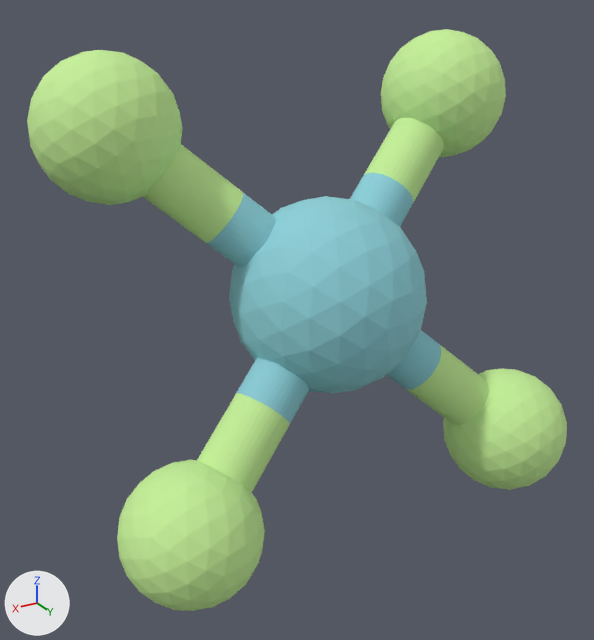
A saved change to the glTF model assets/molecule/XeF4/XeF4.gltf.
Before and after are seen from a camera (50 mm lens) standing at (0.809, 1.087, 1.476) and looking at (0.139, -0.029, 0.917). The lights are fixed; the arrows at lower left show +X, +Y and +Z. Where no turn or scale is listed for an object, it has been applied to the vertices.

Before the edit, the objects in view are built like this:
```python
ob_shape_indexedfaceset = bpy.data.objects.new('Shape_IndexedFaceSet', me_shape_indexedfaceset_029)
ob_shape_indexedfaceset.location = (0.085, -0.016, 0.956)
ob_shape_indexedfaceset_001 = bpy.data.objects.new('Shape_IndexedFaceSet.001', me_shape_indexedfaceset_030)
ob_shape_indexedfaceset_001.location = (-0.236, -0.127, 1.256)
ob_shape_indexedfaceset_002 = bpy.data.objects.new('Shape_IndexedFaceSet.002', me_shape_indexedfaceset_031)
ob_shape_indexedfaceset_002.location = (0.406, 0.095, 0.656)
ob_shape_indexedfaceset_003 = bpy.data.objects.new('Shape_IndexedFaceSet.003', me_shape_indexedfaceset_032)
ob_shape_indexedfaceset_003.location = (-0.234, 0.119, 0.664)
ob_shape_indexedfaceset_004 = bpy.data.objects.new('Shape_IndexedFaceSet.004', me_shape_indexedfaceset_033)
ob_shape_indexedfaceset_004.location = (0.404, -0.151, 1.248)
ob_shape_indexedfaceset_005 = bpy.data.objects.new('Shape_IndexedFaceSet.005', me_shape_indexedfaceset_034)
ob_shape_indexedfaceset_005.location = (0.165, -0.05, 1.029)
ob_shape_indexedfaceset_007 = bpy.data.objects.new('Shape_IndexedFaceSet.007', me_shape_indexedfaceset_036)
ob_shape_indexedfaceset_007.location = (0.325, -0.117, 1.175)
ob_shape_indexedfaceset_009 = bpy.data.objects.new('Shape_IndexedFaceSet.009', me_shape_indexedfaceset_038)
ob_shape_indexedfaceset_009.location = (0.006, 0.018, 0.883)
ob_shape_indexedfaceset_010 = bpy.data.objects.new('Shape_IndexedFaceSet.010', me_shape_indexedfaceset_039)
ob_shape_indexedfaceset_010.location = (-0.154, 0.085, 0.737)
# also in view: 'Shape_IndexedFaceSet.012' at (0.166, 0.012, 0.881); 'Shape_IndexedFaceSet.015' at (0.005, -0.044, 1.031); 'Shape_IndexedFaceSet.013' at (0.326, 0.067, 0.731); 'Shape_IndexedFaceSet.016' at (-0.155, -0.099, 1.181)
```
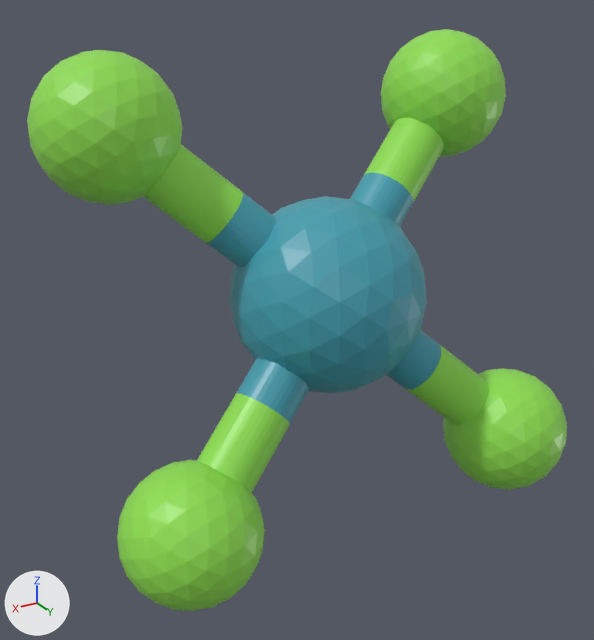
The newer file is also rescaled (x0.441), turned or shifted as a whole; pictures and numbers use the older file's frame.

The change, as a list of edits to the scene's bpy script:
```text
Change me_shape_indexedfaceset_029:
    where me_shape_indexedfaceset_029.from_pydata(...)  # 162 vertices, 320 faces; spans x -0.169..0.169, y -0.169..0.169, z -0.169..0.169
    remove me_shape_indexedfaceset_029.materials.append(mat_shape_004)  # cyan #8ccfd9
    add me_shape_indexedfaceset_029.materials.append(mat_shape_014)  # cyan #429eb0
Change me_shape_indexedfaceset_030:
    where me_shape_indexedfaceset_030.from_pydata(...)  # 162 vertices, 320 faces; spans x -0.115..0.115, y -0.115..0.115, z -0.115..0.115
    remove me_shape_indexedfaceset_030.materials.append(mat_shape_005)  # green #c6f198
    add me_shape_indexedfaceset_030.materials.append(mat_shape_015)  # green #90e050
Change me_shape_indexedfaceset_031:
    where me_shape_indexedfaceset_031.from_pydata(...)  # 162 vertices, 320 faces; spans x -0.115..0.115, y -0.115..0.115, z -0.115..0.115
    remove me_shape_indexedfaceset_031.materials.append(mat_shape_005)  # green #c6f198
    add me_shape_indexedfaceset_031.materials.append(mat_shape_015)  # green #90e050
Change me_shape_indexedfaceset_032:
    where me_shape_indexedfaceset_032.from_pydata(...)  # 162 vertices, 320 faces; spans x -0.115..0.115, y -0.115..0.115, z -0.115..0.115
    remove me_shape_indexedfaceset_032.materials.append(mat_shape_005)  # green #c6f198
    add me_shape_indexedfaceset_032.materials.append(mat_shape_015)  # green #90e050
Change me_shape_indexedfaceset_033:
    where me_shape_indexedfaceset_033.from_pydata(...)  # 162 vertices, 320 faces; spans x -0.115..0.115, y -0.115..0.115, z -0.115..0.115
    remove me_shape_indexedfaceset_033.materials.append(mat_shape_005)  # green #c6f198
    add me_shape_indexedfaceset_033.materials.append(mat_shape_015)  # green #90e050
Change me_shape_indexedfaceset_034:
    where me_shape_indexedfaceset_034.from_pydata(...)  # 74 vertices, 144 faces; spans x -0.116..0.116, y -0.082..0.082, z -0.112..0.112
    remove me_shape_indexedfaceset_034.materials.append(mat_shape_004)  # cyan #8ccfd9
    add me_shape_indexedfaceset_034.materials.append(mat_shape_014)  # cyan #429eb0
Change me_shape_indexedfaceset_036:
    where me_shape_indexedfaceset_036.from_pydata(...)  # 74 vertices, 144 faces; spans x -0.116..0.116, y -0.082..0.082, z -0.112..0.112
    remove me_shape_indexedfaceset_036.materials.append(mat_shape_005)  # green #c6f198
    add me_shape_indexedfaceset_036.materials.append(mat_shape_015)  # green #90e050
Change me_shape_indexedfaceset_038:
    where me_shape_indexedfaceset_038.from_pydata(...)  # 74 vertices, 144 faces; spans x -0.116..0.116, y -0.082..0.082, z -0.112..0.112
    remove me_shape_indexedfaceset_038.materials.append(mat_shape_004)  # cyan #8ccfd9
    add me_shape_indexedfaceset_038.materials.append(mat_shape_014)  # cyan #429eb0
Change me_shape_indexedfaceset_039:
    where me_shape_indexedfaceset_039.from_pydata(...)  # 74 vertices, 144 faces; spans x -0.116..0.116, y -0.082..0.082, z -0.112..0.112
    remove me_shape_indexedfaceset_039.materials.append(mat_shape_005)  # green #c6f198
    add me_shape_indexedfaceset_039.materials.append(mat_shape_015)  # green #90e050
Change me_shape_indexedfaceset_041:
    where me_shape_indexedfaceset_041.from_pydata(...)  # 74 vertices, 144 faces; spans x -0.116..0.116, y -0.077..0.077, z -0.113..0.113
    remove me_shape_indexedfaceset_041.materials.append(mat_shape_004)  # cyan #8ccfd9
    add me_shape_indexedfaceset_041.materials.append(mat_shape_014)  # cyan #429eb0
Change me_shape_indexedfaceset_042:
    where me_shape_indexedfaceset_042.from_pydata(...)  # 74 vertices, 144 faces; spans x -0.116..0.116, y -0.077..0.077, z -0.113..0.113
    remove me_shape_indexedfaceset_042.materials.append(mat_shape_005)  # green #c6f198
    add me_shape_indexedfaceset_042.materials.append(mat_shape_015)  # green #90e050
Change me_shape_indexedfaceset_044:
    where me_shape_indexedfaceset_044.from_pydata(...)  # 74 vertices, 144 faces; spans x -0.116..0.116, y -0.077..0.077, z -0.113..0.113
    remove me_shape_indexedfaceset_044.materials.append(mat_shape_004)  # cyan #8ccfd9
    add me_shape_indexedfaceset_044.materials.append(mat_shape_014)  # cyan #429eb0
Change me_shape_indexedfaceset_045:
    where me_shape_indexedfaceset_045.from_pydata(...)  # 74 vertices, 144 faces; spans x -0.116..0.116, y -0.077..0.077, z -0.113..0.113
    remove me_shape_indexedfaceset_045.materials.append(mat_shape_005)  # green #c6f198
    add me_shape_indexedfaceset_045.materials.append(mat_shape_015)  # green #90e050
```

Changed parts and their boxes (x1, y1, x2, y2) in the pictures (594 x 640 px):
'Shape_IndexedFaceSet', recoloured: (229, 196, 427, 393) in both
'Shape_IndexedFaceSet.004', recoloured: (27, 50, 182, 205) in both
'Shape_IndexedFaceSet.002', recoloured: (117, 460, 265, 611) in both
'Shape_IndexedFaceSet.001', recoloured: (381, 29, 506, 157) in both
'Shape_IndexedFaceSet.003', recoloured: (443, 369, 567, 490) in both
'Shape_IndexedFaceSet.007', recoloured: (143, 145, 243, 243) in both
'Shape_IndexedFaceSet.013', recoloured: (197, 393, 290, 492) in both
'Shape_IndexedFaceSet.016', recoloured: (364, 118, 444, 203) in both
'Shape_IndexedFaceSet.010', recoloured: (404, 344, 489, 425) in both
'Shape_IndexedFaceSet.005', recoloured: (206, 193, 276, 267) in both
'Shape_IndexedFaceSet.012', recoloured: (237, 358, 309, 423) in both
'Shape_IndexedFaceSet.015', recoloured: (350, 173, 413, 226) in both
'Shape_IndexedFaceSet.009', recoloured: (386, 330, 441, 389) in both
